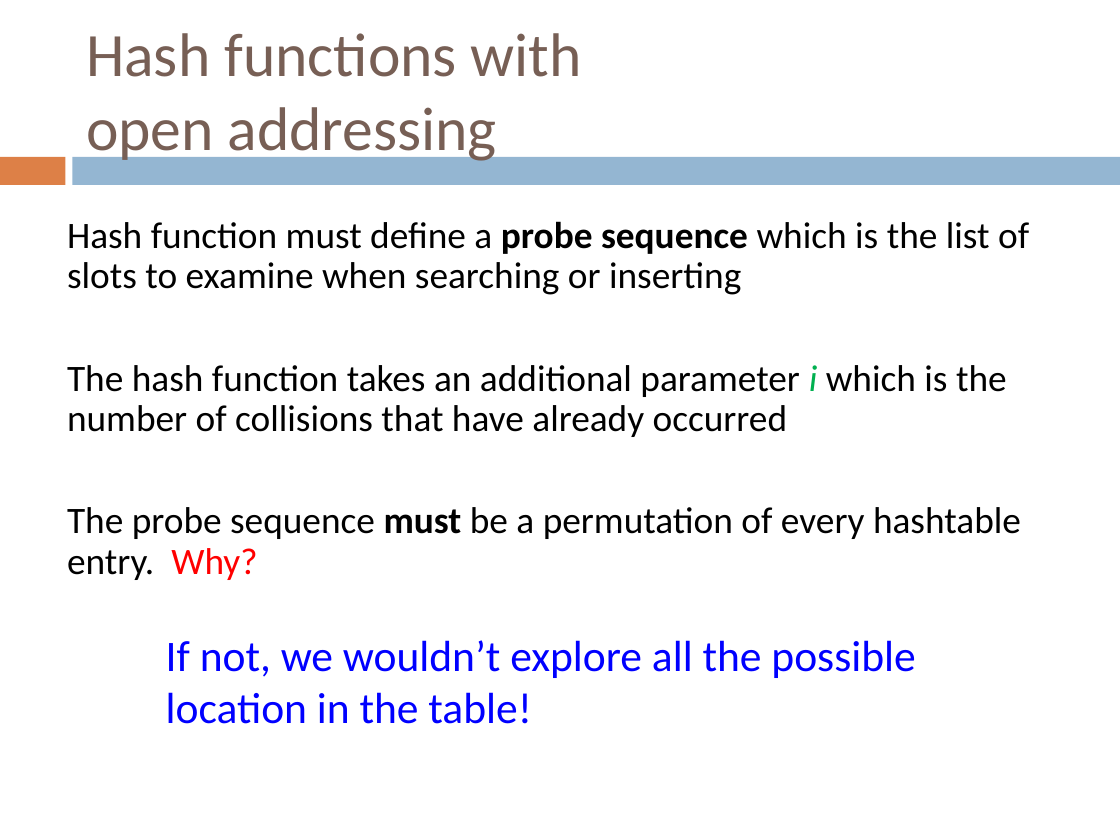
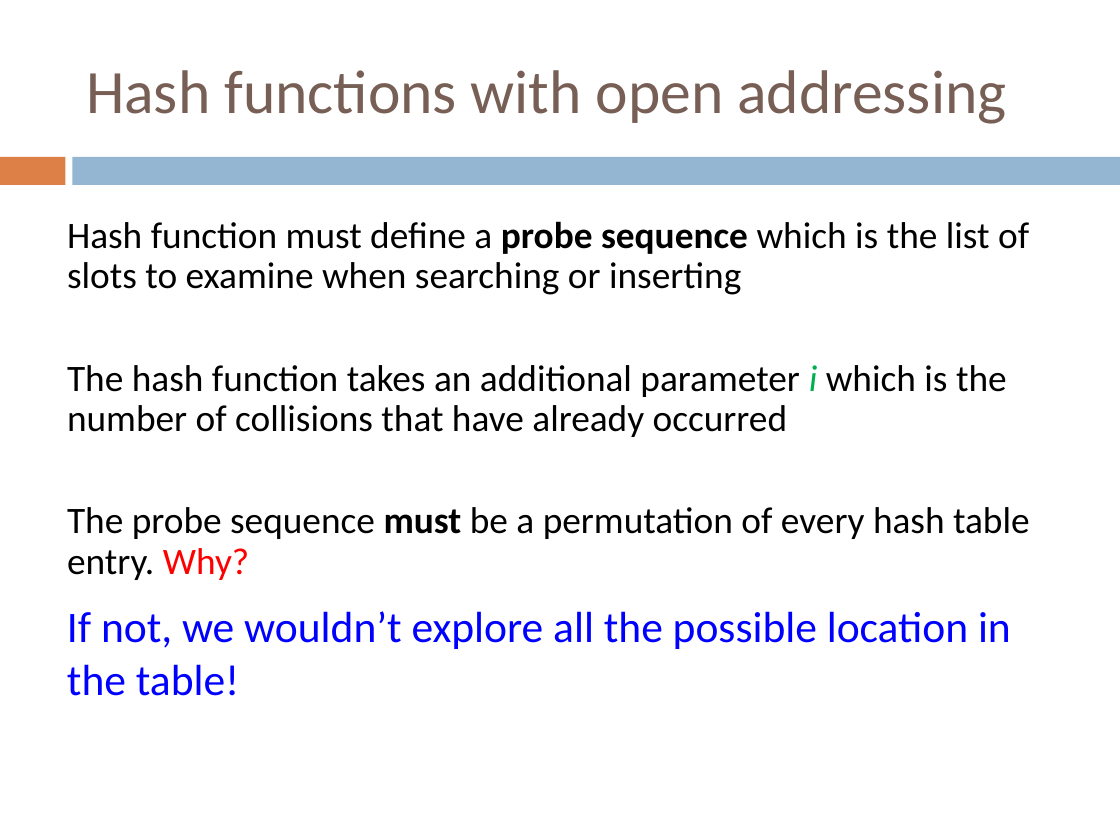
Before and after one commit to Collins-kariuk/Algorithms, a slide deck: slide 57 of Lectures/Lecture 16_Hashtables.pptx (slide 58 before the commit). Drawn at 1120x840 pixels with LibreOffice and Linux fonts; fonts in the diff are those of the drawing. Boxes give left, top, right and bottom in pixels: in the first picture for what was removed or moved away, otherwise in the second. Text is boxed around its words. In the diff, an @@ line names an element or a change of style, - is before the commit and + after.

Commit message:
Review Lecture 16_Hashtables

```diff
--- a/Lectures/Lecture 16_Hashtables.pptx
+++ b/Lectures/Lecture 16_Hashtables.pptx
@@ title "Hash functions with open addressing" rewrapped from bbox=[86, 33, 582, 165] to bbox=[86, 70, 1006, 124] @@
@@ text at bbox=[67, 507, 1030, 580]: spaces changed @@
-The probe sequence must be a permutation of every hashtable entry. Why?
+The probe sequence must be a permutation of every hash table entry. Why?
@@ text "If not, we wouldn’t explore ..." rewrapped from bbox=[166, 640, 915, 724] to bbox=[67, 611, 1011, 696] @@
```
Also in this commit, not shown: 24 other slides changed, 1 slide removed.
